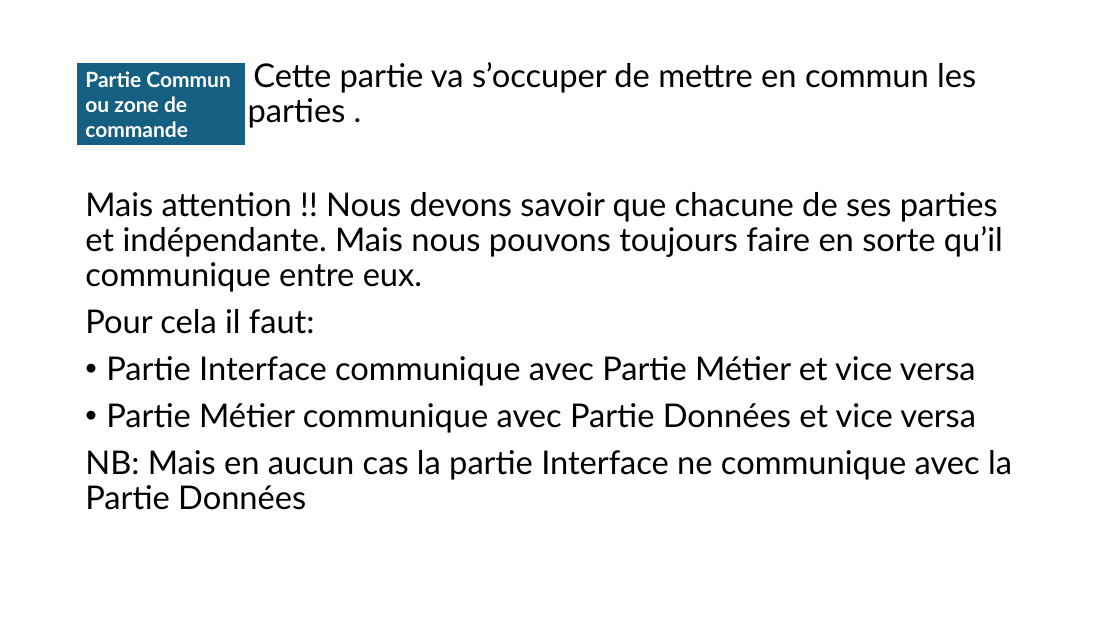
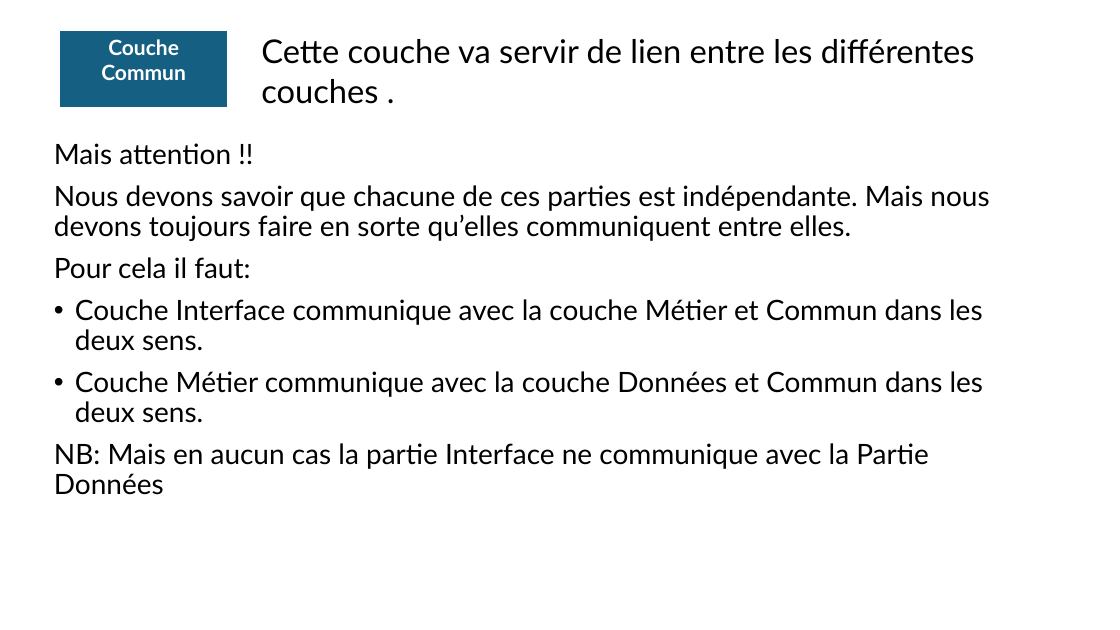
Before and after one commit to alimakri/DanCookStage, a slide deck: slide 4 of Documents/DanCook_Stage.pptx (slide 3 before the commit). Drawn at 1120x630 pixels with LibreOffice and Linux fonts; fonts in the diff are those of the drawing. Boxes give left, top, right and bottom in pixels: in the first picture for what was removed or moved away, otherwise in the second. Text is boxed around its words. In the diff, an @@ line names an element or a change of style, - is before the commit and + after.

```diff
--- a/Documents/DanCook_Stage.pptx
+++ b/Documents/DanCook_Stage.pptx
@@ table at (x1=60, y1=31, x2=228, y2=109) @@
-row 1, column 1: Partie Commun ou zone de commande
+row 1, column 1: Couche Commun
@@ table resized from (x1=77, y1=62, x2=245, y2=146) to (x1=60, y1=31, x2=228, y2=109) @@
@@ text added at (x1=261, y1=39, x2=975, y2=104), 28 pt, text #000000 @@
+Cette couche va servir de lien entre les différentes couches .
@@ text "Mais attention !!" moved from (x1=85, y1=62, x2=1012, y2=510) to (x1=54, y1=143, x2=989, y2=495) @@
@@ text at (x1=54, y1=143, x2=989, y2=241): text changed; size 28 to 24 pt @@
-Cette partie va s’occuper de mettre en commun les différentes parties .
-Mais attention !! Nous devons savoir que chacune de ses parties et indépendante. Mais nous pouvons toujours faire en sorte qu’il communique entre eux.
+Mais attention !!
+Nous devons savoir que chacune de ces parties est indépendante. Mais nous devons toujours faire en sorte qu’elles communiquent entre elles.
@@ text at (x1=54, y1=257, x2=928, y2=495): size 28 to 24 pt in "Pour cela il faut:", "NB: Mais en aucun cas la partie ..." @@
@@ text at (x1=75, y1=299, x2=984, y2=423): text changed; size 28 to 24 pt @@
-• Partie Interface communique avec Partie Métier et vice versa
-• Partie Métier communique avec Partie Données et vice versa
+• Couche Interface communique avec la couche Métier et Commun dans les deux sens.
+• Couche Métier communique avec la couche Données et Commun dans les deux sens.
```
Also in this commit, not shown: 2 other slides changed, 2 slides added, 1 slide removed.
